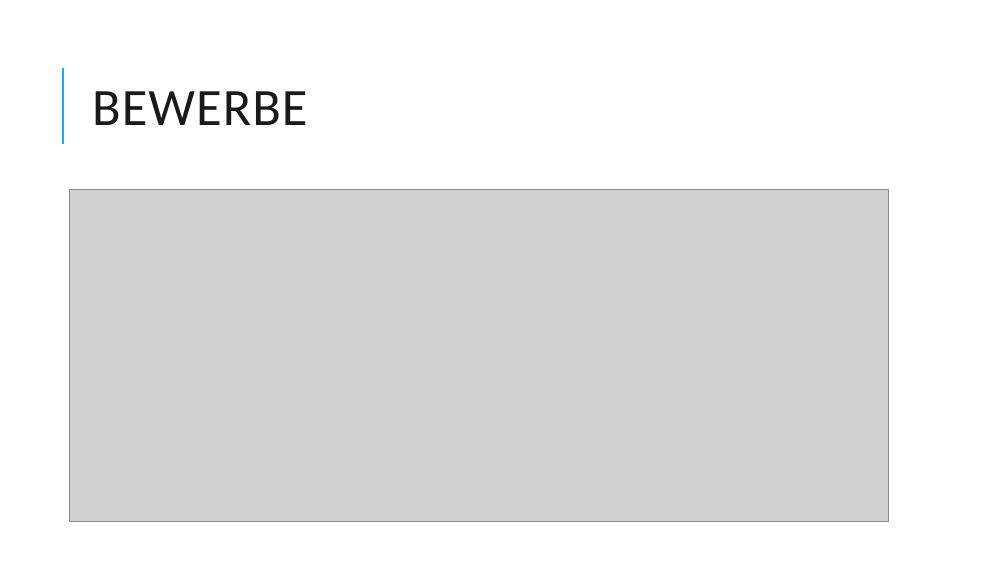
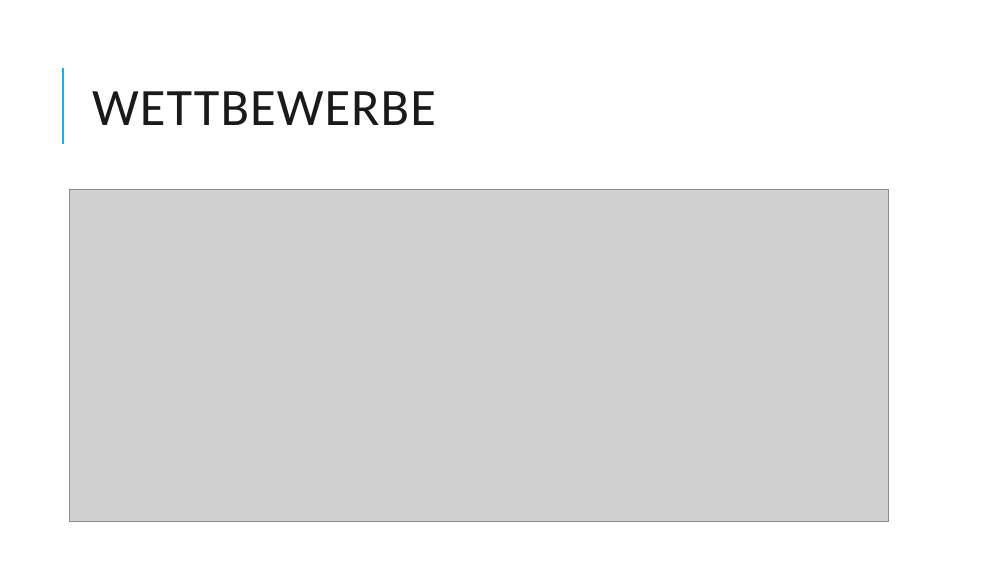
Before and after one commit to Dabjazz/SportsClubManager, a slide deck: slide 10 of Presentation/Presentation.pptx. Drawn at 1008x567 pixels with LibreOffice and Linux fonts; fonts in the diff are those of the drawing; grey boxes stand for pictures. Boxes give left, top, right and bottom in pixels: in the first picture for what was removed or moved away, otherwise in the second. Text is boxed around its words. In the diff, an @@ line names an element or a change of style, - is before the commit and + after.

```diff
--- a/Presentation/Presentation.pptx
+++ b/Presentation/Presentation.pptx
@@ title at bbox=[92, 91, 436, 125]: text changed @@
-BEWERBE
+WETTBEWERBE
```
Also in this commit, not shown: 5 other slides changed, 2 other files.
